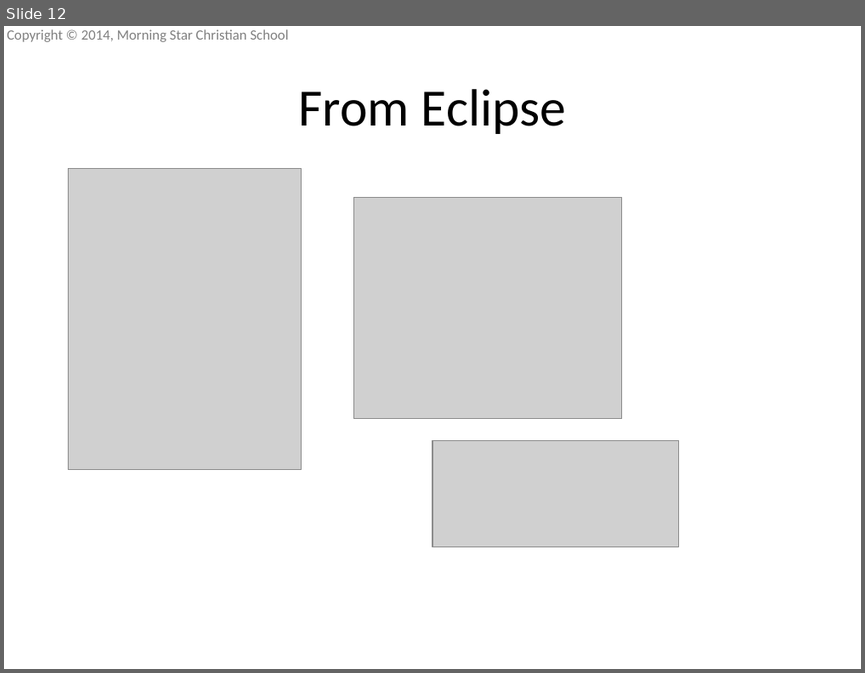
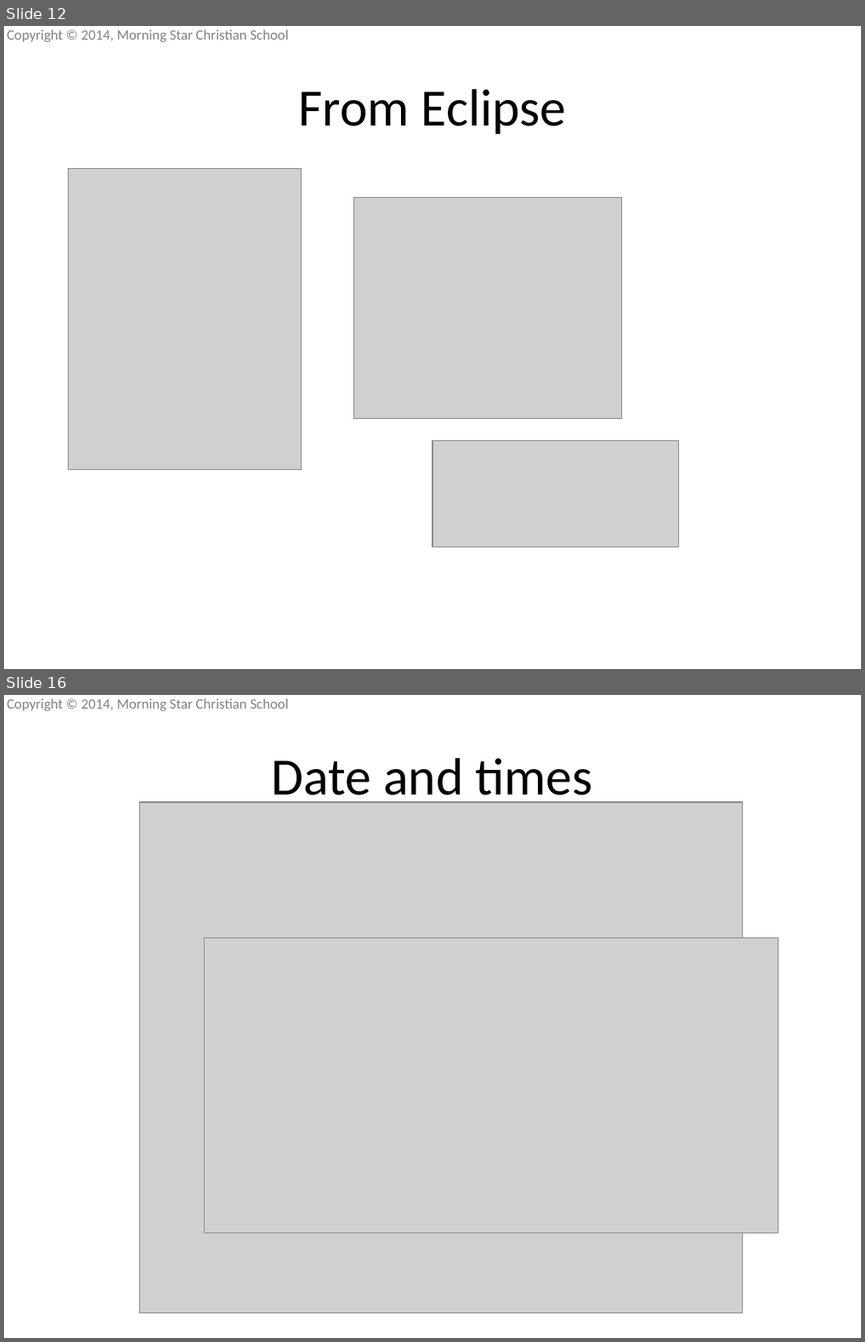
Before and after one commit to mscsbend/presentations, a slide deck: Lesson 5.pptx. Shown one above the other, each under a label of ours: slide 12 before the commit, slides 12 and 16 after it; the slides between them are not shown. The pictures are 865x673 and 865x1342 pixels, drawn with LibreOffice and Linux fonts; fonts in the diff are those of the drawing; grey boxes stand for pictures; background and template pictures are left out. Boxes give left, top, right and bottom in pixels: in the first picture for what was removed or moved away, otherwise in the second. Text is boxed around its words. In the diff, an @@ line names an element or a change of style, - is before the commit and + after.

Commit message:
Added Date and times and method overloading

```diff
--- a/Lesson 5.pptx
+++ b/Lesson 5.pptx
@@ slide 16 added at (4, 695, 861, 1338), background picture (left out); not listed: 1 template element that a slide beside it also shows @@
@@ title added at (272, 758, 592, 807), 44 pt, text #000000 @@
+Date and times
@@ picture added at (139, 802, 742, 1312) @@
@@ picture added at (204, 937, 778, 1232) @@
```
Also in this commit, not shown: 1 slide changed, 6 other slides added.
